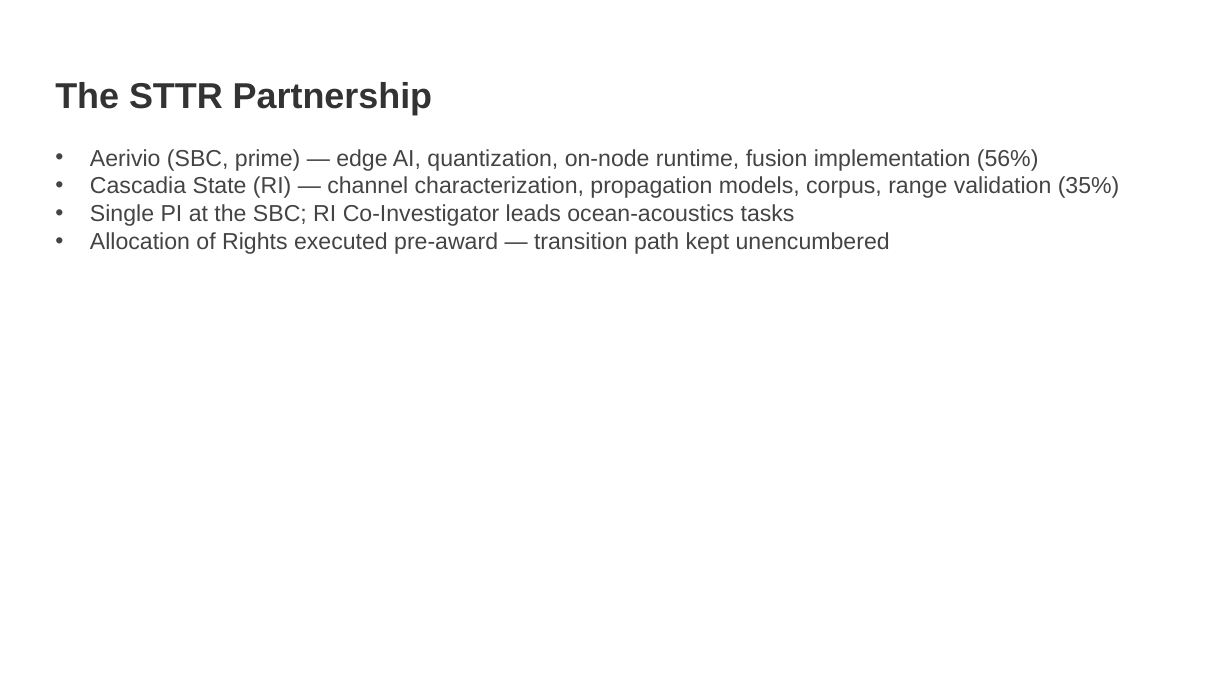
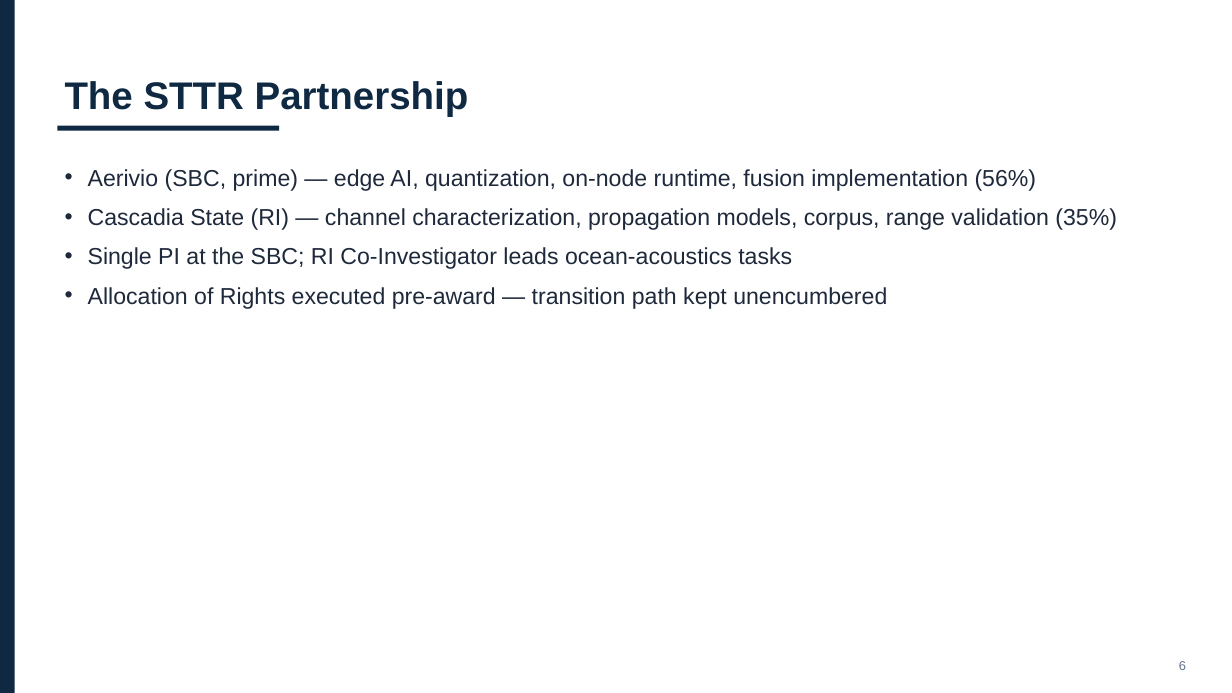
Before and after one commit to ubi-wagner/govwin, a slide deck: slide 6 of docs/sample-proposal-navy-sttr/Aerivio_Navy_STTR_Company_Overview.pptx. Drawn at 1232x693 pixels with LibreOffice and Linux fonts; fonts in the diff are those of the drawing. Boxes give left, top, right and bottom in pixels: in the first picture for what was removed or moved away, otherwise in the second. Text is boxed around its words. In the diff, an @@ line names an element or a change of style, - is before the commit and + after.

```diff
--- a/docs/sample-proposal-navy-sttr/Aerivio_Navy_STTR_Company_Overview.pptx
+++ b/docs/sample-proposal-navy-sttr/Aerivio_Navy_STTR_Company_Overview.pptx
@@ rectangle added at <box>0,0,15,693</box>, fill #0F2942 @@
@@ text "The STTR Partnership": place and size @@
-text "The STTR Partnership" at <box>55,82,432,115</box>
+text "The STTR Partnership" at <box>65,81,469,117</box>
@@ text "The STTR Partnership" at <box>65,81,469,117</box>: size 28 to 30 pt, text colour #333333 to #0F2942 @@
@@ rectangle added at <box>57,126,279,131</box>, fill #0F2942 @@
@@ text "Aerivio (SBC, prime) — edge ...": place and size @@
-text "Aerivio (SBC, prime) — edge ..." at <box>90,149,1120,254</box>
+text "Aerivio (SBC, prime) — edge ..." at <box>88,169,1117,309</box>
@@ text "Aerivio (SBC, prime) — edge ..." at <box>88,169,1117,309</box>: text colour #444444 to #1E293B; indent changed; line spacing 1 to 1.05; more space between paragraphs @@
@@ text added at <box>1179,661,1186,670</box>, 10 pt, text #64748B @@
+6
```
Also in this commit, not shown: 9 other slides changed, 25 other files.
